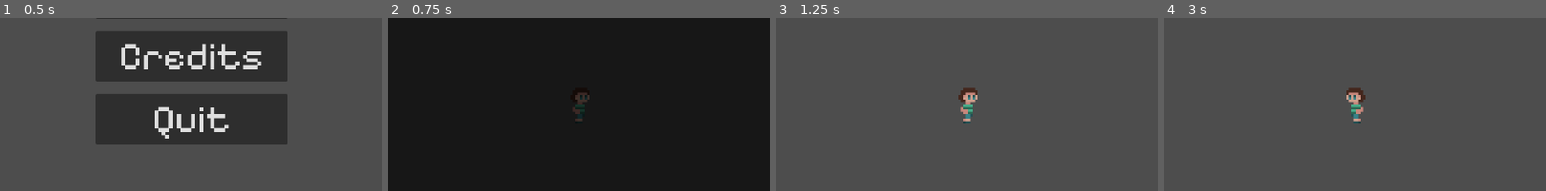
Above: before the commit, frames 1-4 (left to right).
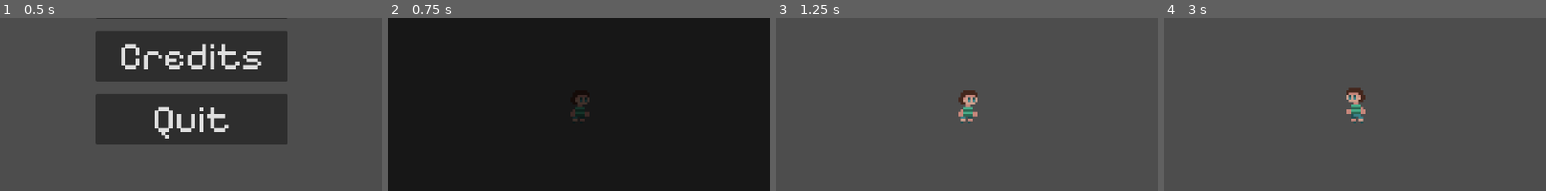
Above: after the commit, the same moments.

Repository: blocks1245/icecubes-gmtk-2025
Game: Godot game, scene res://scenes/mainMenu.tscn
The game is run twice, just before and just after one commit, with the same random seed, the same clock (stepped at 60 frames per second) and the same inputs.
Inputs:
- Up to frame 1 (0.5 s): no input
- Up to frame 2 (0.75 s): click "Play" at 0.5 s
- Up to frame 3 (1.25 s): no input
- Up to frame 4 (3 s): hold D (right) 1.28-2.78 s; tap Space (jump) at 1.52, 2.27, 2.75 s; tap Enter at 2 s; hold A (left) from 2.78 s (still down)
The pictures show only the part of the screen within x 25-75%, y 47-97%; the shares and areas given below are measured in that part.

Frame 1 is identical in both runs. In frame 2, 0.2% of the frame differs, in the area x 47-53%, y 43-60%; in frame 3, 0.7%, in the area x 47-53%, y 40-61%; in frame 4, 0.2%.

Commit message:
added player idle pose as well

Diff:
--- a/scenes/player.tscn
+++ b/scenes/player.tscn
@@ -1,25 +1,29 @@
-[gd_scene load_steps=16 format=3 uid="uid://djjo7aqahcu7y"]
+[gd_scene load_steps=17 format=3 uid="uid://djjo7aqahcu7y"]
 
 [ext_resource type="Script" uid="uid://d3svbfm073ve8" path="res://scripts/playerMovement.gd" id="1_g2els"]
-[ext_resource type="Texture2D" uid="uid://c8diy8i2aw5w1" path="res://assets/sprite_1-Sheet.png" id="2_qhqgy"]
+[ext_resource type="Texture2D" uid="uid://dvb4cujv80yfa" path="res://assets/Sprite_2_idle-Sheet.png" id="2_dqkch"]
 [ext_resource type="Texture2D" uid="uid://babb4j7gf43o1" path="res://assets/Sprite_2-Sheet.png" id="3_dqkch"]
 [ext_resource type="PackedScene" uid="uid://cxc6s7xuinfgl" path="res://scenes/pauseMenu.tscn" id="3_qhqgy"]
 
-[sub_resource type="AtlasTexture" id="AtlasTexture_dqkch"]
-atlas = ExtResource("2_qhqgy")
+[sub_resource type="AtlasTexture" id="AtlasTexture_qlg0r"]
+atlas = ExtResource("2_dqkch")
 region = Rect2(0, 0, 16, 16)
 
-[sub_resource type="AtlasTexture" id="AtlasTexture_qlg0r"]
-atlas = ExtResource("2_qhqgy")
+[sub_resource type="AtlasTexture" id="AtlasTexture_tuyoq"]
+atlas = ExtResource("2_dqkch")
 region = Rect2(16, 0, 16, 16)
 
-[sub_resource type="AtlasTexture" id="AtlasTexture_tuyoq"]
-atlas = ExtResource("2_qhqgy")
+[sub_resource type="AtlasTexture" id="AtlasTexture_fjrip"]
+atlas = ExtResource("2_dqkch")
 region = Rect2(32, 0, 16, 16)
 
-[sub_resource type="AtlasTexture" id="AtlasTexture_fjrip"]
-atlas = ExtResource("2_qhqgy")
+[sub_resource type="AtlasTexture" id="AtlasTexture_3v2ag"]
+atlas = ExtResource("2_dqkch")
 region = Rect2(48, 0, 16, 16)
+
+[sub_resource type="AtlasTexture" id="AtlasTexture_jej6c"]
+atlas = ExtResource("2_dqkch")
+region = Rect2(64, 0, 16, 16)
 
 [sub_resource type="AtlasTexture" id="AtlasTexture_smehm"]
 atlas = ExtResource("3_dqkch")
@@ -41,9 +45,6 @@
 animations = [{
 "frames": [{
 "duration": 1.0,
-"texture": SubResource("AtlasTexture_dqkch")
-}, {
-"duration": 1.0,
 "texture": SubResource("AtlasTexture_qlg0r")
 }, {
 "duration": 1.0,
@@ -51,9 +52,15 @@
 }, {
 "duration": 1.0,
 "texture": SubResource("AtlasTexture_fjrip")
+}, {
+"duration": 1.0,
+"texture": SubResource("AtlasTexture_3v2ag")
+}, {
+"duration": 1.0,
+"texture": SubResource("AtlasTexture_jej6c")
 }],
 "loop": true,
-"name": &"walk_animation",
+"name": &"idle_animation",
 "speed": 5.0
 }, {
 "frames": [{
@@ -70,8 +77,8 @@
 "texture": SubResource("AtlasTexture_d2wvv")
 }],
 "loop": true,
-"name": &"walk_animation_1",
-"speed": 5.0
+"name": &"walk_animation",
+"speed": 7.0
 }]
 
 [sub_resource type="CircleShape2D" id="CircleShape2D_qhqgy"]
@@ -87,7 +94,8 @@
 [node name="playerSprite" type="AnimatedSprite2D" parent="."]
 texture_filter = 1
 sprite_frames = SubResource("SpriteFrames_smehm")
-animation = &"walk_animation_1"
+animation = &"walk_animation"
+frame_progress = 0.404029
 
 [node name="playerArea" type="Area2D" parent="."]
 
--- a/scripts/pauseMenu.gd
+++ b/scripts/pauseMenu.gd
@@ -1,19 +1,20 @@
 extends Control
 
 func _physics_process(_delta: float) -> void:
-	if Input.is_action_just_pressed("escape") and !visible:
-		visible = true
-		get_tree().paused = true
-	elif Input.is_action_just_pressed("escape") and visible:
-		visible = false
-		get_tree().paused = false
+	if Input.is_action_just_pressed("escape") and !visible: # if you pressed escape when UI is not visible (aka not paused)
+		visible = true # make UI visible
+		get_tree().paused = true # pause the game
+	elif Input.is_action_just_pressed("escape") and visible: # if you pressed the escape button when the UI is visible (aka paused)
+		visible = false # make it invisible
+		get_tree().paused = false # unpause the game
 
 
 func _on_unpause_pressed() -> void:
-	visible = false # make
-	get_tree().paused = false
+	visible = false # make  invisible agaim
+	get_tree().paused = false # unpause the game
 
 func _on_return_to_main_pressed() -> void:
+	visible = false # make invisible again
 	get_tree().paused = false #unpauses the game
 	music.stopAll() # stops music
 	gameManager.running = false # the game is no longer running
--- a/scripts/playerMovement.gd
+++ b/scripts/playerMovement.gd
@@ -53,7 +53,6 @@
 
 func _handle_animations():
 	if velocity.x != 0:
-		PlayerSprite.play("walk_animation_1")
+		PlayerSprite.play("walk_animation")
 	else:
-		PlayerSprite.stop()
-		PlayerSprite.frame = 1
+		PlayerSprite.play("idle_animation")
Binary file added: assets/Sprite_2_idle-Sheet.png
Not shown, added: assets/Sprite_2_idle-Sheet.png.import
